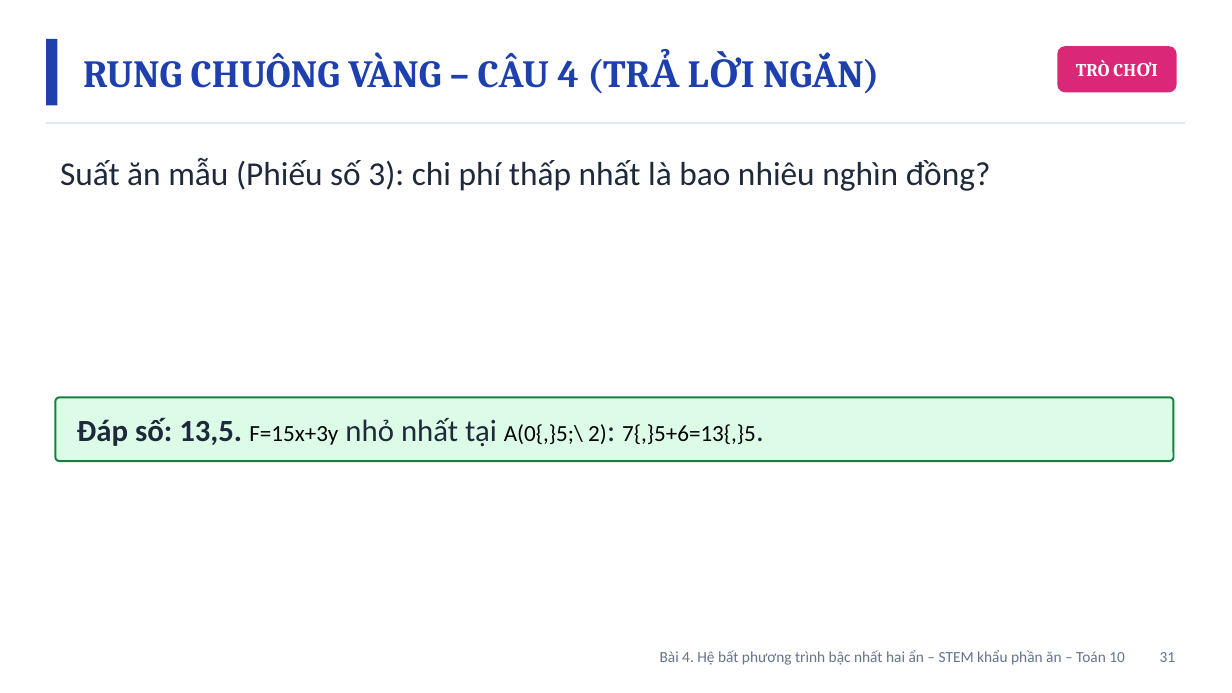
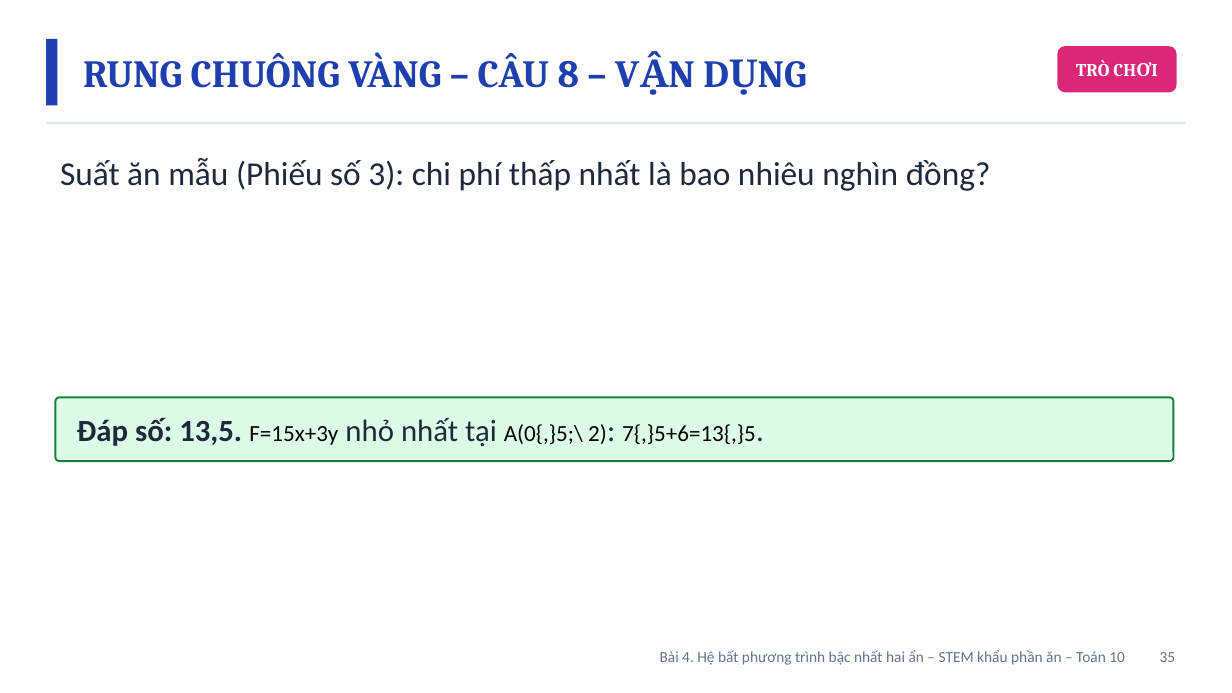
Before and after one commit to Trangtu66/Taode_thi_online, a slide deck: slide 35 of mon/toan/slide/lop10/BaiGiangDienTu_TOAN10_Bai4_HeBPT_STEM_KhauPhanAn_T12-14.pptx (slide 31 before the commit). Drawn at 1232x693 pixels with LibreOffice and Linux fonts; fonts in the diff are those of the drawing. Boxes give left, top, right and bottom in pixels: in the first picture for what was removed or moved away, otherwise in the second. Text is boxed around its words. In the diff, an @@ line names an element or a change of style, - is before the commit and + after.

```diff
--- a/mon/toan/slide/lop10/BaiGiangDienTu_TOAN10_Bai4_HeBPT_STEM_KhauPhanAn_T12-14.pptx
+++ b/mon/toan/slide/lop10/BaiGiangDienTu_TOAN10_Bai4_HeBPT_STEM_KhauPhanAn_T12-14.pptx
@@ text at (x1=83, y1=52, x2=579, y2=88): text changed @@
-RUNG CHUÔNG VÀNG – CÂU 4 (TRẢ LỜI NGẮN)
+RUNG CHUÔNG VÀNG – CÂU 8 – VẬN DỤNG
@@ text at (x1=660, y1=650, x2=1176, y2=665): text changed @@
-Bài 4. Hệ bất phương trình bậc nhất hai ẩn – STEM khẩu phần ăn – Toán 10 31
+Bài 4. Hệ bất phương trình bậc nhất hai ẩn – STEM khẩu phần ăn – Toán 10 35
```
Also in this commit, not shown: 8 other slides changed, 4 slides added, 9 other files.
